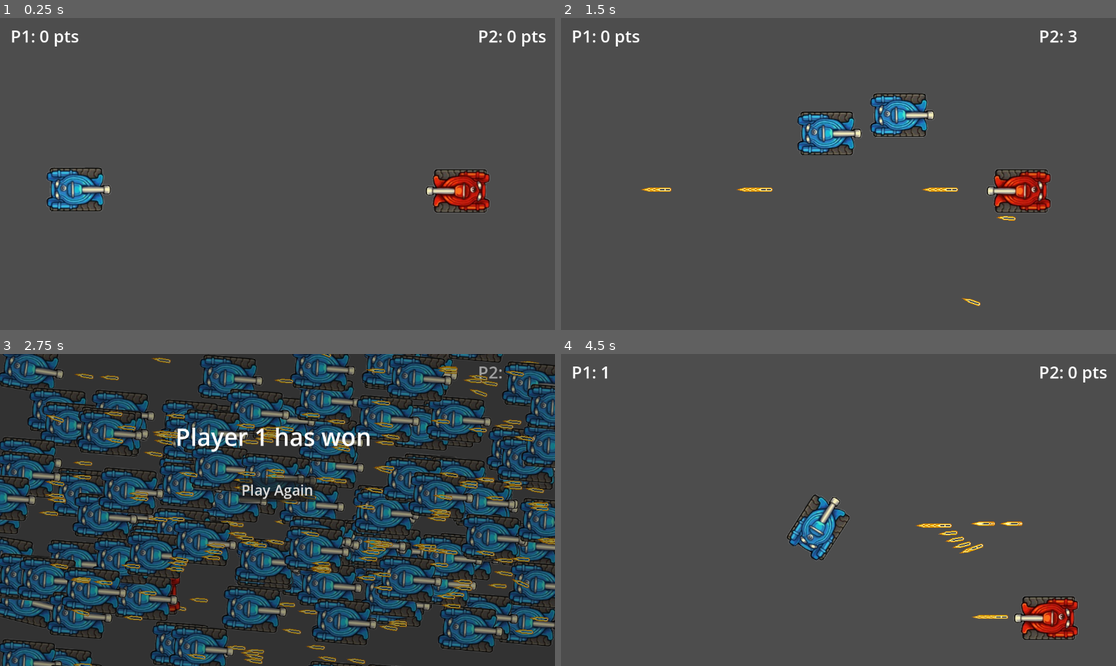
Above: before the commit, frames 1-4 (two rows, left to right).
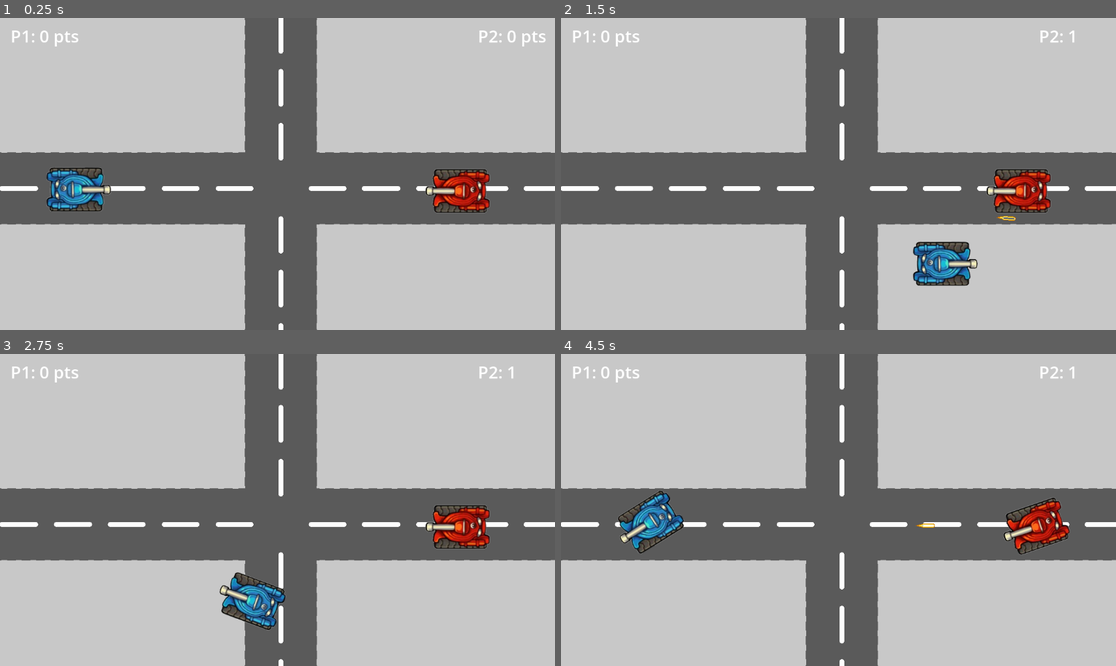
Above: after the commit, the same moments.

Repository: GMYbarra/duel-of-tanks-2d
Game: Godot game, scene res://scenes/world.tscn
The game is run twice, just before and just after one commit, with the same random seed, the same clock (stepped at 60 frames per second) and the same inputs.
Inputs (mouse positions are in pixels of both pictures, inside the frame that each line leads up to):
- Up to frame 1 (0.25 s): no input
- Up to frame 2 (1.5 s): tap Enter (p2_shoot) at 0.5, 0.8, 1.35 s; hold D (p1_right) 0.53-1.28 s; hold Space (p1_shoot) 0.53-1.28 s; hold S (p1_down) from 1.28 s (still down)
- Up to frame 3 (2.75 s): tap Space (p1_shoot) at 1.55 s; release S (p1_down) at 2.03 s; hold D (p1_right) from 2.03 s (still down); hold Space (p1_shoot) from 2.03 s (still down); tap Enter (p2_shoot) at 2.3 s
- Up to frame 4 (4.5 s): release D (p1_right) at 2.75 s; release Space (p1_shoot) at 2.75 s; click (838, 491) at 2.75 s, where only the run before the commit has a clickable "Play Again"; tap Space (p1_shoot) at 3.5, 3.8 s; hold W (p1_up) 3.53-4.28 s; tap Down (p2_down) at 3.6 s; hold A (p1_left) from 4.28 s (still down); hold Enter (p2_shoot) from 4.28 s (still down); tap Left (p2_left) at 4.35 s

The runs differ from the first frame. In frame 1, 68% of the frame differs, in the area x 0-100%, y 0-100%; in frame 2, 70%; in frame 3, 98%; in frame 4, 72%.

Commit message:
commit primer version
Commit de primer versión jugable del proyecto.

Diff:
--- /dev/null
+++ b/default_bus_layout.tres
@@ -0,0 +1,3 @@
+[gd_resource type="AudioBusLayout" format=3 uid="uid://be40p6ye7mnbh"]
+
+[resource]
--- a/player_1.gd
+++ b/player_1.gd
@@ -1,34 +1,45 @@
 extends CharacterBody2D
+
+@onready var ShootEffect = get_parent().get_node("ShootEffect")
+@onready var ExplosionEffect = get_parent().get_node("ExplosionEffect")
 
 var speed = 500
 var rotation_speed = 5
+const SHOOT_INTERVAL = 2.0 # Intervalo de 2 segundos
+var time_since_last_shot = SHOOT_INTERVAL  # Inicializamos para que permita disparar al inicio
 
 # seleccion la escena a instanciar y apretar control para que genere la constante
 const BULLET = preload("res://scenes/bullet.tscn")
 @onready var shooting_point: Marker2D = $CollisionShape2D/shooting_point
-
-
 
 func _physics_process(delta):
 	var rotation_direction = Input.get_axis("p1_left","p1_right")
 	rotation += rotation_direction * rotation_speed * delta
 
 	var direction = Input.get_axis("p1_down","p1_up")
+	#valor negativo de la direccion por la direccion de la bala
 	velocity = direction * speed * transform.x
 	move_and_slide()
 
-	if Input.is_action_pressed("p1_shoot"):
+	# Actualizamos el temporizador
+	time_since_last_shot += delta
+
+	if Input.is_action_pressed("p1_shoot") and time_since_last_shot >= SHOOT_INTERVAL:
 		shoot()
+		time_since_last_shot = 0  # Reiniciamos el tiempo después de disparar
 
 
 func shoot():
+	ShootEffect.play()
 	var bullet = BULLET.instantiate()
 	bullet.global_position = shooting_point.global_position
 	bullet.rotation = rotation
+	#para corregir el sentido del bala
+	bullet.speed = bullet.speed
 	get_parent().add_child(bullet)
 
-
 func take_damage():
+	ExplosionEffect.play()
 	queue_free()
 	get_parent().increment_p2_score()
 	get_parent().respawn_p1()
--- /dev/null
+++ b/scenes/shoot_animation.tscn
@@ -0,0 +1,29 @@
+[gd_scene load_steps=5 format=3 uid="uid://dbaijvurnfaas"]
+
+[ext_resource type="Texture2D" uid="uid://2hwayqevskin" path="res://assets/Shoot Effect.png" id="1_biynf"]
+
+[sub_resource type="AtlasTexture" id="AtlasTexture_16yb5"]
+atlas = ExtResource("1_biynf")
+region = Rect2(0, 0, 64, 64)
+
+[sub_resource type="AtlasTexture" id="AtlasTexture_jlwy4"]
+atlas = ExtResource("1_biynf")
+region = Rect2(0, 64, 64, 64)
+
+[sub_resource type="SpriteFrames" id="SpriteFrames_td74o"]
+animations = [{
+"frames": [{
+"duration": 1.0,
+"texture": SubResource("AtlasTexture_16yb5")
+}, {
+"duration": 1.0,
+"texture": SubResource("AtlasTexture_jlwy4")
+}],
+"loop": true,
+"name": &"Animate",
+"speed": 15.0
+}]
+
+[node name="ShootAnimation" type="AnimatedSprite2D"]
+sprite_frames = SubResource("SpriteFrames_td74o")
+animation = &"Animate"
--- /dev/null
+++ b/scenes/sound_slider.gd
@@ -0,0 +1,20 @@
+extends HSlider
+
+@export
+var bus_name: String
+
+var bus_index: int
+
+func _ready() -> void:
+	bus_index = AudioServer.get_bus_index(bus_name)
+	value_changed.connect(_on_value_changed)
+
+	value = db_to_linear(
+		AudioServer.get_bus_volume_db(bus_index)
+	)
+
+func _on_value_changed(value: float) -> void:
+	AudioServer.set_bus_volume_db(
+		bus_index,
+		linear_to_db(value)
+	)
--- a/scenes/world.tscn
+++ b/scenes/world.tscn
@@ -1,8 +1,11 @@
-[gd_scene load_steps=6 format=3 uid="uid://cb2q1ptqts7w3"]
+[gd_scene load_steps=9 format=3 uid="uid://cb2q1ptqts7w3"]
 
 [ext_resource type="Script" path="res://scripts/game_manager.gd" id="1_0ivp0"]
 [ext_resource type="PackedScene" uid="uid://cc3a1xwcw3rox" path="res://scenes/player_1.tscn" id="1_dogw2"]
 [ext_resource type="PackedScene" uid="uid://cp3k2dxngo6sn" path="res://scenes/player_2.tscn" id="2_68e33"]
+[ext_resource type="Texture2D" uid="uid://dwfxophfdw0c" path="res://assets/Terrain 1.png" id="4_uq70b"]
+[ext_resource type="AudioStream" uid="uid://bd7tsbjytwrlb" path="res://assets/SoundEffect.wav" id="5_tkj7q"]
+[ext_resource type="AudioStream" uid="uid://dcfc4hxr0b7ym" path="res://assets/Explosion.wav" id="6_3fh6c"]
 
 [sub_resource type="RectangleShape2D" id="RectangleShape2D_kfkqj"]
 size = Vector2(20, 648)
@@ -13,6 +16,19 @@
 [node name="world" type="Node2D"]
 position = Vector2(8, -5)
 script = ExtResource("1_0ivp0")
+
+[node name="BackgroundImage" type="TextureRect" parent="."]
+show_behind_parent = true
+anchors_preset = 15
+anchor_right = 1.0
+anchor_bottom = 1.0
+offset_left = -705.0
+offset_top = -361.0
+offset_right = 1855.0
+offset_bottom = 1079.0
+grow_horizontal = 2
+grow_vertical = 2
+texture = ExtResource("4_uq70b")
 
 [node name="player1" parent="." instance=ExtResource("1_dogw2")]
 position = Vector2(154, 362)
@@ -100,4 +116,11 @@
 theme_override_font_sizes/font_size = 30
 text = "Play Again"
 
+[node name="ShootEffect" type="AudioStreamPlayer" parent="."]
+stream = ExtResource("5_tkj7q")
+volume_db = -8.211
+
+[node name="ExplosionEffect" type="AudioStreamPlayer" parent="."]
+stream = ExtResource("6_3fh6c")
+
 [connection signal="pressed" from="GameOverScreem/Button" to="." method="_on_button_pressed"]
--- a/scripts/player_2.gd
+++ b/scripts/player_2.gd
@@ -1,14 +1,16 @@
 extends CharacterBody2D
 
+@onready var ShootEffect = get_parent().get_node("ShootEffect")
+@onready var ExplosionEffect = get_parent().get_node("ExplosionEffect")
 
 var speed = 500
 var rotation_speed = 5
+const SHOOT_INTERVAL = 2.0 # Intervalo de 2 segundos
+var time_since_last_shot = SHOOT_INTERVAL  # Inicializamos para que permita disparar al inicio
 
 # seleccion la escena a instanciar y apretar control para que genere la constante
 const BULLET = preload("res://scenes/bullet.tscn")
 @onready var shooting_point: Marker2D = $CollisionShape2D/shooting_point
-
-
 
 func _physics_process(delta):
 	var rotation_direction = Input.get_axis("p2_left","p2_right")
@@ -19,11 +21,16 @@
 	velocity = -direction * speed * transform.x
 	move_and_slide()
 
-	if Input.is_action_pressed("p2_shoot"):
+	# Actualizamos el temporizador
+	time_since_last_shot += delta
+
+	if Input.is_action_pressed("p2_shoot") and time_since_last_shot >= SHOOT_INTERVAL:
 		shoot()
+		time_since_last_shot = 0  # Reiniciamos el tiempo después de disparar
 
 
 func shoot():
+	ShootEffect.play()
 	var bullet = BULLET.instantiate()
 	bullet.global_position = shooting_point.global_position
 	bullet.rotation = rotation
@@ -32,6 +39,7 @@
 	get_parent().add_child(bullet)
 
 func take_damage():
+	ExplosionEffect.play()
 	queue_free()
 	get_parent().increment_p1_score()
 	get_parent().respawn_p2()
Not shown, changed: assets/Explosion.wav
Not shown, changed: assets/SoundEffect.wav
